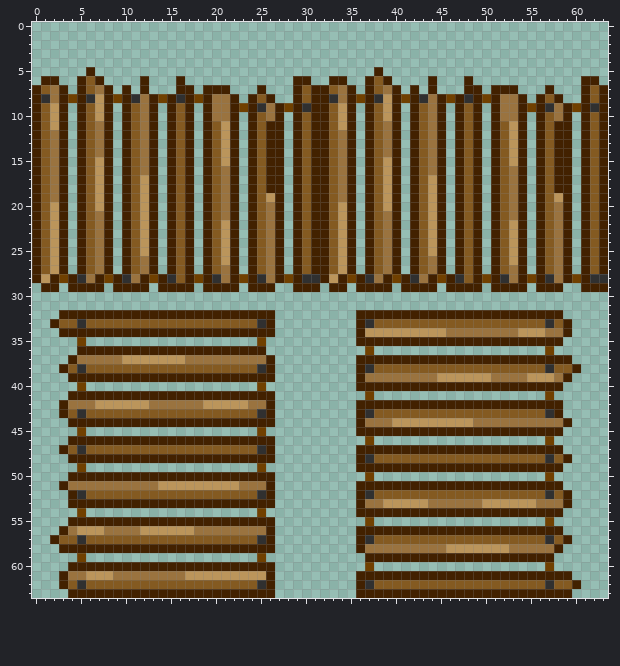
One commit to this pixel-art sprite: Resources/Textures/Civ14/Structures/fence.rsi/fence.png. Above: the version before the commit.
The file is 64x64 pixels. The old version is drawn lined up with the new one.
After:
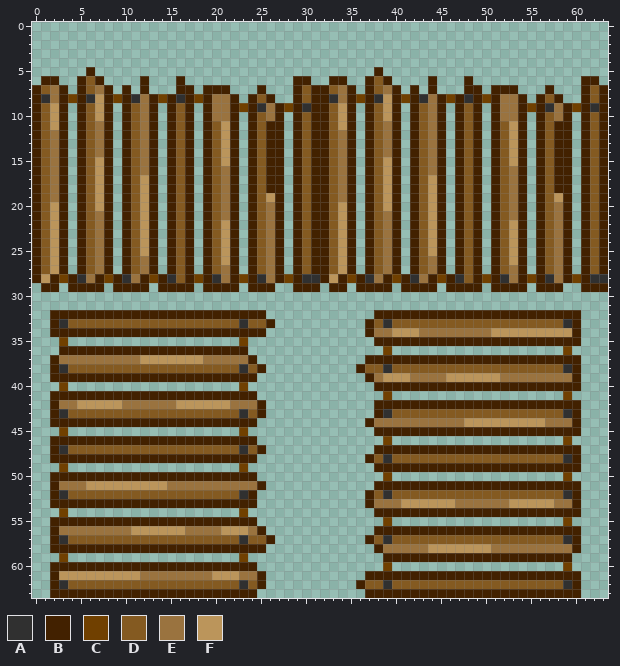
Palette (. is transparent): A #303030  B #422100  C #704000  D #845a21  E #9a733f  F #bb955b
Change:
drawings rearranged on the sheet (the old picture shows each at its new place)
Changed rows in their new state; - is an unchanged pixel.
first column x 2:
32 B-----------------------.---------..---------------------BB
33 -A-D-----------------A-D----------.B-A-----------------D-AB
34 B-----------------------.---------.BEE---EEE-----FFF---FFFB
35 -C-.-----------------C-.----------..---------------------BB
36 -BB-------------------..-----------.-C-----------------.-C-
37 BEE-----EE-----FF-----B..---------.-----------------------B
38 BA-D-----------------A-B.----------D-A-----------------D-A-
39 BB---------------------..---------.B-FFF---E-----F---EEE-EB
40 -C-.-----------------C-.----------..---------------------BB
41 BB---------------------..----------.-C-----------------.-C-
42 BE-FF---EEE---FFF---EE-B.---------..---------------------BB
43 BA-D-----------------A-B.---------..BA-----------------DDAB
44 BB---------------------..---------.B--EEEEEEEE-FFFFFFFF--EB
45 -C-.-----------------C-.----------..---------------------BB
46 BB---------------------..----------.-C-----------------.-C-
47 BA-D-----------------A-B.---------..---------------------BB
48 BB---------------------..---------.B-A-----------------D-AB
49 -C-.-----------------C-.----------..---------------------BB
50 BB---------------------..----------.-C-----------------.-C-
51 BE--FFFFFFFF-EEEEEEEE--B.---------..---------------------BB
52 BADD-----------------AB..---------.B-A-----------------D-AB
53 BB---------------------..---------.B-EE---FFF---EEE---FF-EB
54 -C-.-----------------C-.----------..---------------------BB
55 BB---------------------..----------.-C-----------------.-C-
56 BE-EEE---F-----E---FFF-B.---------..---------------------BB
57 -A-D-----------------A-D----------.B-A-----------------D-AB
58 B-----------------------.---------..B-----FF-----EE-----EEB
59 -C-.-----------------C-.-----------..-------------------BB-
60 BB---------------------..----------.-C-----------------.-C-
61 BFFF---FFF-----EEE---EEB.---------.-----------------------B
62 BA-D-----------------A-B.----------D-A-----------------D-A-
63 BB---------------------..---------.-----------------------B
